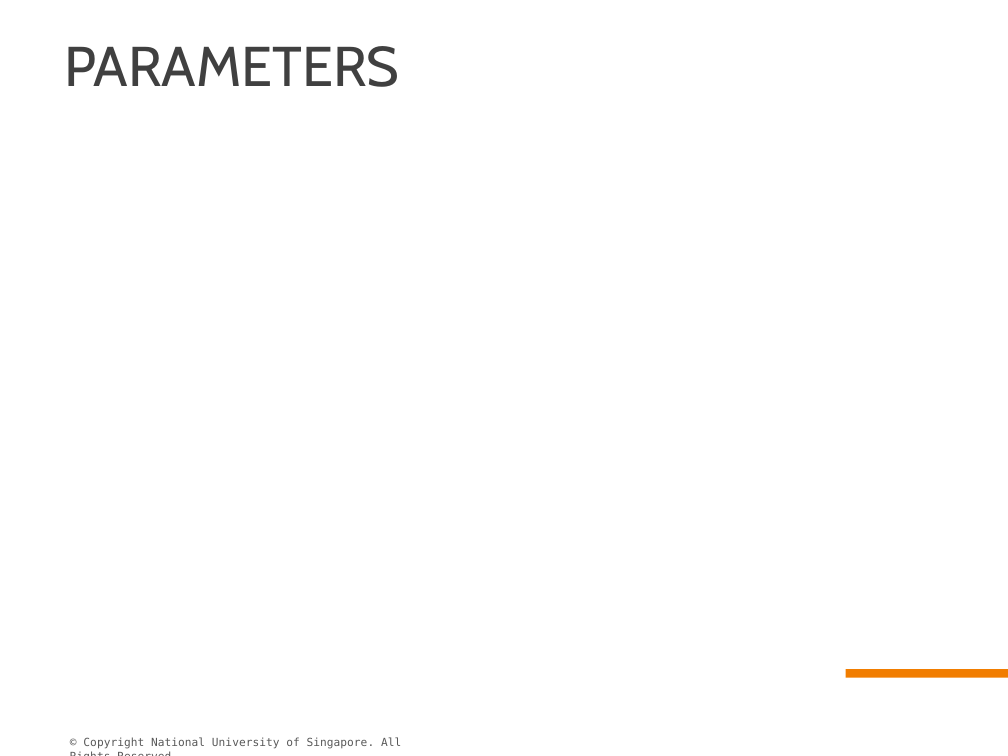
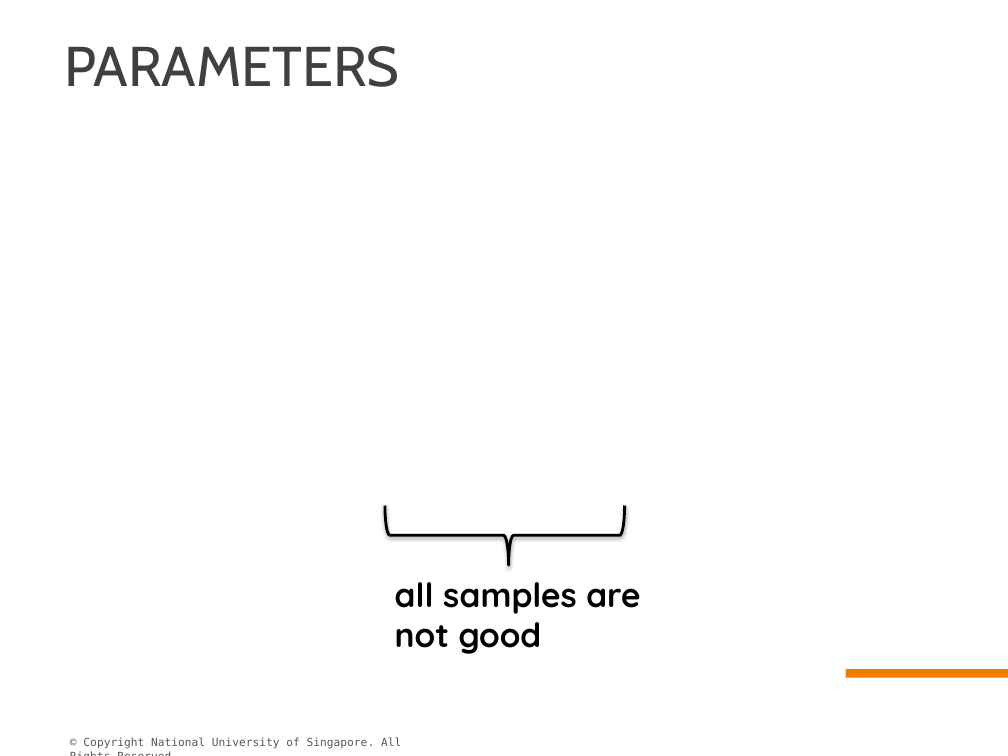
Before and after one commit to superchee/algorithmscpp, a slide deck: slide 22 of Presentation-caoqi.pptx. Drawn at 1008x756 pixels with LibreOffice and Linux fonts; fonts in the diff are those of the drawing; grey boxes stand for pictures; background and template pictures are left out. Boxes give left, top, right and bottom in pixels: in the first picture for what was removed or moved away, otherwise in the second. Text is boxed around its words. In the diff, an @@ line names an element or a change of style, - is before the commit and + after.

```diff
--- a/Presentation-caoqi.pptx
+++ b/Presentation-caoqi.pptx
@@ right brace added at [385, 506, 624, 565], outline #000000 2 pt @@
@@ text added at [395, 582, 640, 654], 24 pt, text #000000, bold @@
+all samples are not good
```
Also in this commit, not shown: 3 other slides changed.
